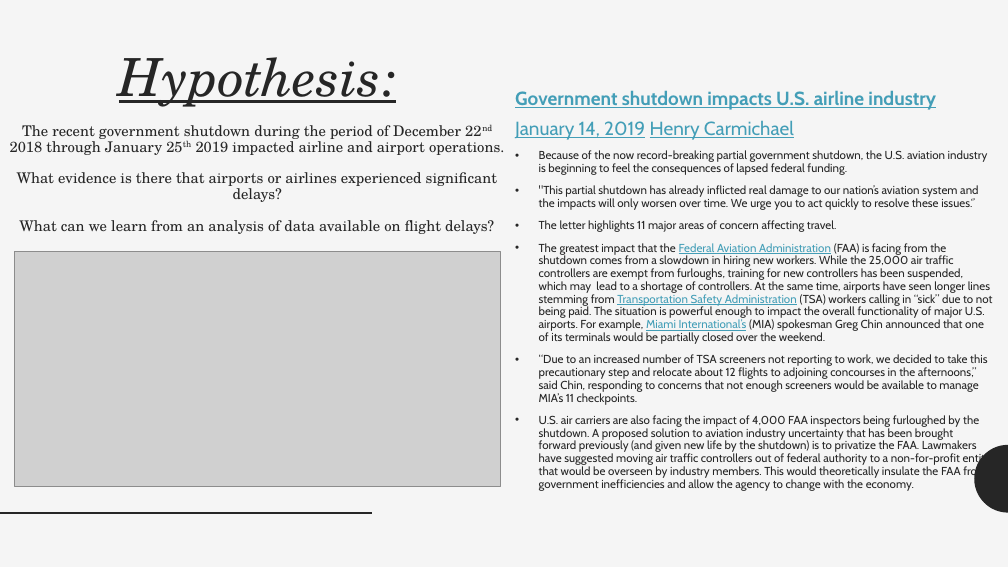
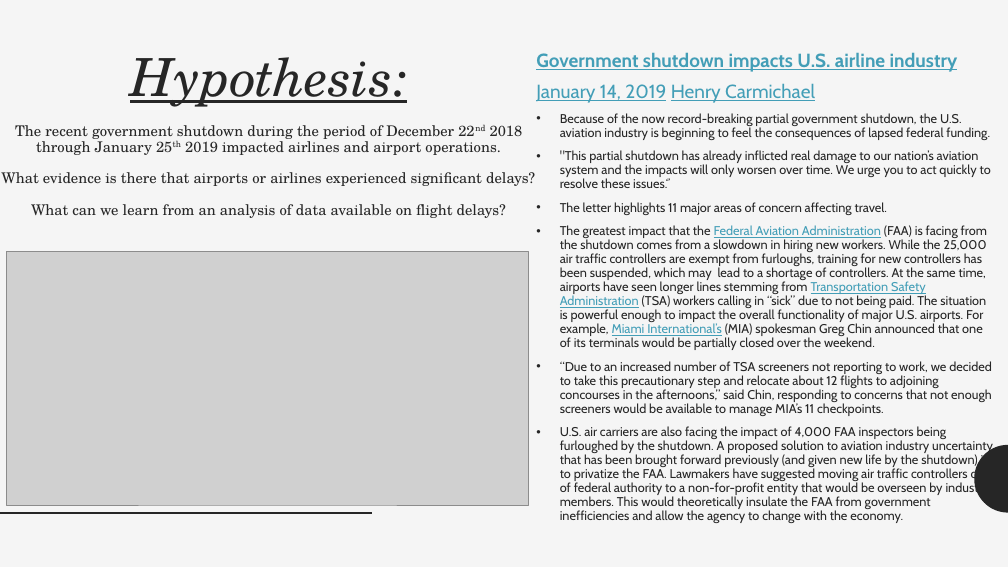
Before and after one commit to leannesevier/BAMF-Project-7, a slide deck: slide 3 of Team_BAMF_Airport_Delays_During_Shutdown.pptx. Drawn at 1008x567 pixels with LibreOffice and Linux fonts; fonts in the diff are those of the drawing; grey boxes stand for pictures. Boxes give left, top, right and bottom in pixels: in the first picture for what was removed or moved away, otherwise in the second. Text is boxed around its words. In the diff, an @@ line names an element or a change of style, - is before the commit and + after.

Commit message:
Updated Initial Analysis

```diff
--- a/Team_BAMF_Airport_Delays_During_Shutdown.pptx
+++ b/Team_BAMF_Airport_Delays_During_Shutdown.pptx
@@ title at [1,57,535,218]: text changed @@
-Hypothesis:
-The recent government shutdown during the period of December 22nd 2018 through January 25th 2019 impacted airline and airport operations.
-What evidence is there that airports or airlines experienced significant delays?
-What can we learn from an analysis of data available on flight delays?
+Hypothesis:
+The recent government shutdown during the period of December 22nd 2018 through January 25th 2019 impacted airlines and airport operations.
+What evidence is there that airports or airlines experienced significant delays?
+What can we learn from an analysis of data available on flight delays?
@@ text "Government shutdown impacts U.S. airline ...": place and size @@
-text "Government shutdown impacts U.S. airline ..." at [515,90,993,491]
+text "Government shutdown impacts U.S. airline ..." at [536,52,993,523]
@@ text at [560,113,993,523]: size 11 to 12.1 pt @@
@@ picture: place and size @@
-picture at [14,252,501,486]
+picture at [7,252,529,505]
```
Also in this commit, not shown: 7 other slides changed, 2 slides added.
